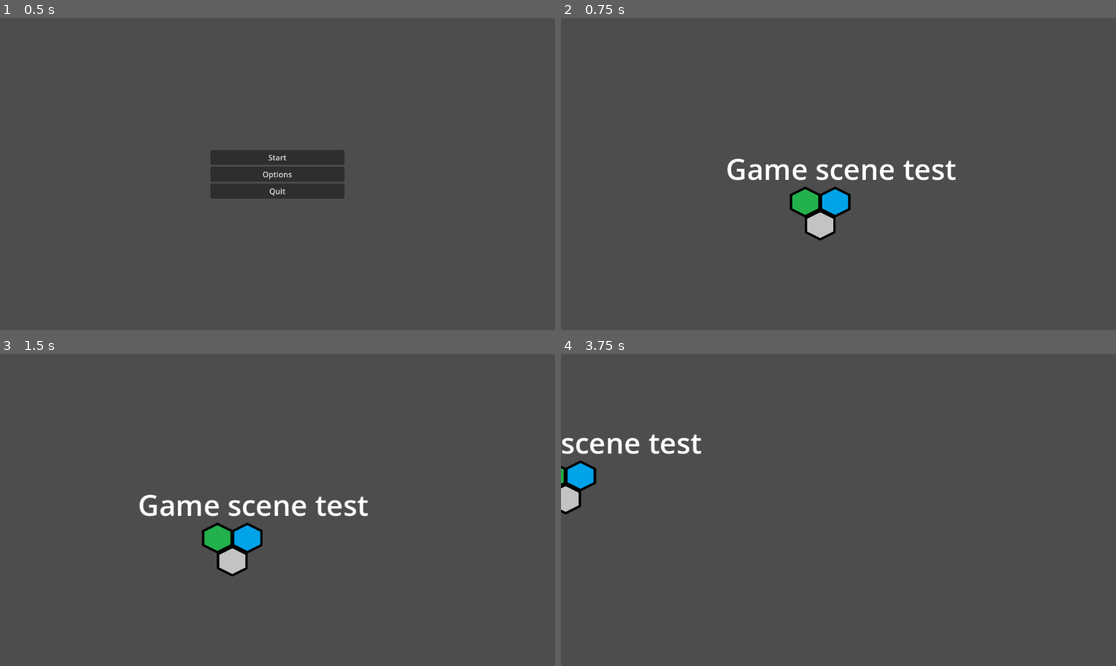
Above: before the commit, frames 1-4 (two rows, left to right).
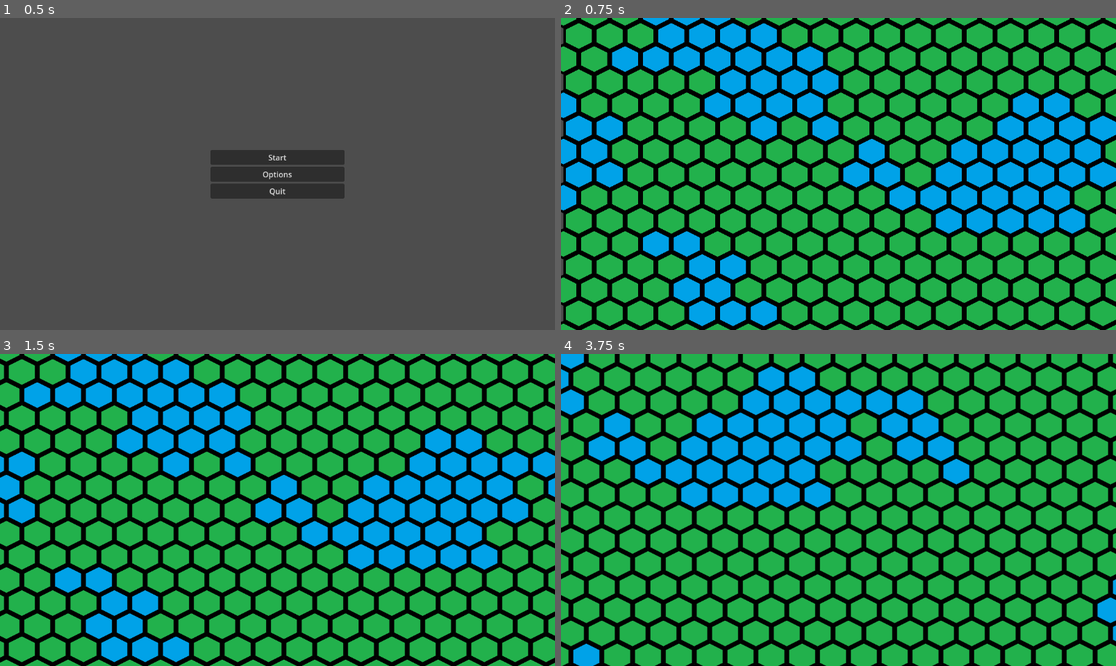
Above: after the commit, the same moments.

Repository: TheModidGuy/nea
Game: Godot game, scene res://Scene/Map/Main Menu.tscn
The game is run twice, just before and just after one commit, with the same random seed, the same clock (stepped at 60 frames per second) and the same inputs.
Inputs (mouse positions are in pixels of both pictures, inside the frame that each line leads up to):
- Up to frame 1 (0.5 s): no input
- Up to frame 2 (0.75 s): click "Start" at 0.5 s
- Up to frame 3 (1.5 s): tap Enter at 1.25 s; move the mouse to (399, 494) at 1.27 s; hold D (move_right) from 1.28 s (still down); hold Shift (sprint) from 1.28 s (still down); click (399, 494) at 1.42 s
- Up to frame 4 (3.75 s): move the mouse to (727, 525) at 2.02 s; release D (move_right) at 2.03 s; release Shift (sprint) at 2.03 s; hold S (move_down) 2.03-2.78 s; tap Shift (sprint) at 2.1, 3.6 s; move the mouse to (894, 441) at 2.77 s; hold D (move_right) 2.78-3.53 s; hold Shift (sprint) 2.78-3.53 s; move the mouse to (810, 572) at 3.52 s; hold W (move_up) from 3.53 s (still down); click (810, 572) at 3.67 s

Frame 1 is identical in both runs. In frame 2, 100% of the frame differs, in the area x 0-100%, y 0-100%; in frame 3, 100%; in frame 4, 100%.

Commit message:
map generator start

Diff:
--- a/Scene/Map/Game.tscn
+++ b/Scene/Map/Game.tscn
@@ -1,7 +1,7 @@
 [gd_scene load_steps=3 format=3 uid="uid://cs4yg2ev4t7rj"]
 
 [ext_resource type="PackedScene" uid="uid://c2cq5jjjb88ml" path="res://Scene/camera.tscn" id="1_bmxq8"]
-[ext_resource type="PackedScene" uid="uid://c5h2up1fankgb" path="res://Scene/tile.tscn" id="2_ksisb"]
+[ext_resource type="PackedScene" uid="uid://b8vdderf8bppa" path="res://Scene/map_generator.tscn" id="3_3nntn"]
 
 [node name="Game" type="Node"]
 
@@ -10,33 +10,6 @@
 [node name="MainCamera" parent="Camera" instance=ExtResource("1_bmxq8")]
 position = Vector2(571, 335)
 
-[node name="Label" type="Label" parent="."]
-anchors_preset = 8
-anchor_left = 0.5
-anchor_top = 0.5
-anchor_right = 0.5
-anchor_bottom = 0.5
-offset_left = -217.0
-offset_top = -57.0
-offset_right = 217.0
-offset_bottom = 57.0
-grow_horizontal = 2
-grow_vertical = 2
-size_flags_horizontal = 4
-theme_override_font_sizes/font_size = 60
-text = "Game scene test"
-horizontal_alignment = 1
-vertical_alignment = 1
+[node name="Map generator" type="Node" parent="."]
 
-[node name="Tile testing" type="Node" parent="."]
-
-[node name="Tile" parent="Tile testing" instance=ExtResource("2_ksisb")]
-position = Vector2(502, 393)
-
-[node name="HexTile" parent="Tile testing" instance=ExtResource("2_ksisb")]
-position = Vector2(564, 393)
-terrainType = "water"
-
-[node name="HexTile2" parent="Tile testing" instance=ExtResource("2_ksisb")]
-position = Vector2(533, 441)
-terrainType = "snow"
+[node name="MapGenerator" parent="Map generator" instance=ExtResource("3_3nntn")]
--- /dev/null
+++ b/Scene/map_generator.tscn
@@ -0,0 +1,8 @@
+[gd_scene load_steps=3 format=3 uid="uid://b8vdderf8bppa"]
+
+[ext_resource type="Script" uid="uid://hioh1fahnxi" path="res://scripts/map_generator.gd" id="1_urt8w"]
+[ext_resource type="PackedScene" uid="uid://c5h2up1fankgb" path="res://Scene/tile.tscn" id="2_34yyu"]
+
+[node name="MapGenerator" type="Node2D"]
+script = ExtResource("1_urt8w")
+hex_tile_scene = ExtResource("2_34yyu")
--- /dev/null
+++ b/scripts/map_generator.gd
@@ -0,0 +1,48 @@
+extends Node2D
+
+@export var hex_tile_scene: PackedScene
+@export var map_width: int = 50
+@export var map_height: int = 50
+@export var hex_width: float = 64
+@export var hex_height: float = 48
+
+# Noise objects
+var terrain_noise := FastNoiseLite.new()
+
+func _ready():
+	randomize()
+	# Configure terrain noise (default type)
+	terrain_noise.seed = randi()
+	terrain_noise.frequency = 0.1
+
+	generate_map()
+
+func generate_map():
+	for y in range(map_height):
+		for x in range(map_width):
+			var tile_instance = hex_tile_scene.instantiate()
+
+			# Hex grid positioning (pointy-top)
+			var offset_x = hex_width * x
+			var offset_y = hex_height * y
+			if y % 2 != 0:
+				offset_x += hex_width / 2
+			tile_instance.position = Vector2(offset_x, offset_y)
+
+			# Terrain from noise
+			var n = terrain_noise.get_noise_2d(x, y)
+			n = (n + 1) / 2  # normalize to 0–1
+
+			if n < 0.4:
+				tile_instance.terrainType = "water"
+			elif n < 0.4:
+				tile_instance.terrainType = "grass"
+			elif n < 0.2:
+				tile_instance.terrainType = "snow"
+
+			## Optional: resource placement
+			#var r = resource_noise.get_noise_2d(x, y)
+			#r = (r + 1) / 2
+			#tile_instance.has_resource = (r > 0.7 and tile_instance.terrainType != "water")
+
+			add_child(tile_instance)
Not shown, added: scripts/map_generator.gd.uid
